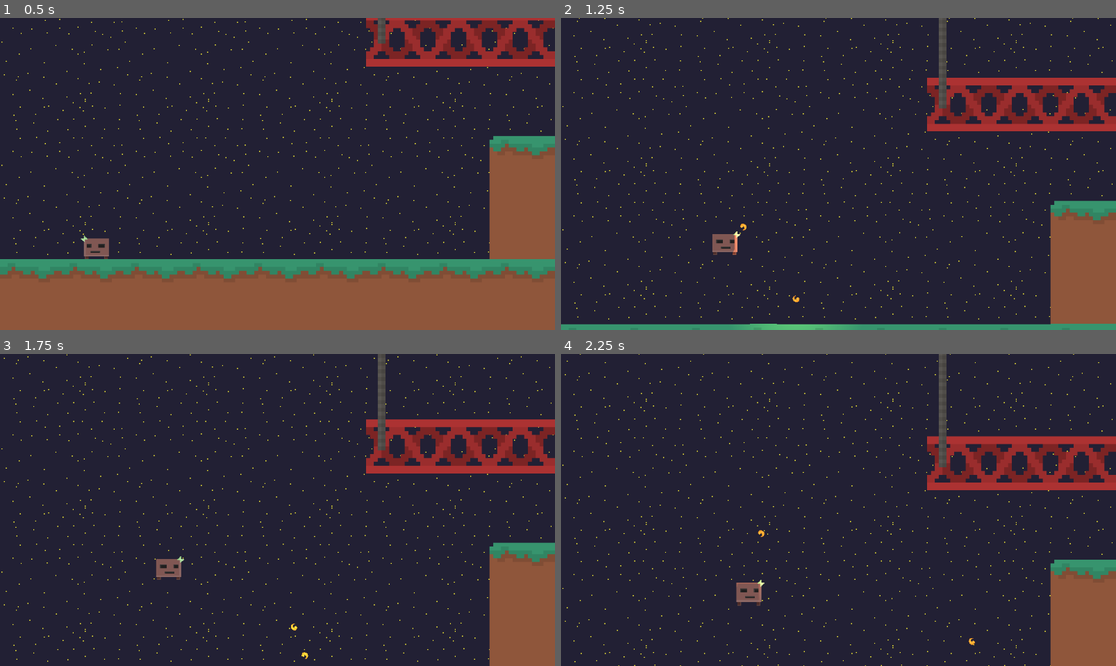
Above: before the commit, frames 1-4 (two rows, left to right).
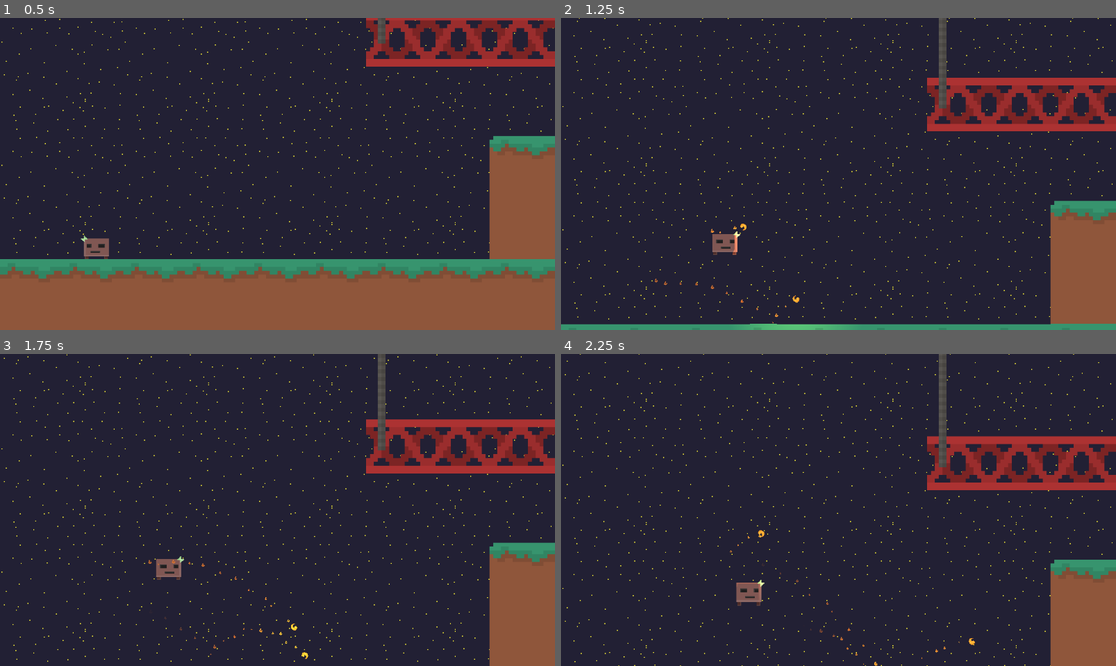
Above: after the commit, the same moments.

Repository: Fireball9670/Jump-and-Run
Game: Godot game, scene res://scenes/levels/level.tscn
Two runs of this game, one before a commit and one after it. Both use one fixed random seed, a clock stepped at 60 frames per second and the inputs below.
Inputs (mouse positions are in pixels of both pictures, inside the frame that each line leads up to):
- Up to frame 1 (0.5 s): no input
- Up to frame 2 (1.25 s): move the mouse to (960, 158) at 0.52 s; press the mouse at (960, 158) at 0.53 s; hold D (right) from 0.53 s (still down); tap Space (jump) at 0.77 s
- Up to frame 3 (1.75 s): move the mouse to (166, 525) at 1.27 s; release D (right) at 1.28 s; release the mouse at (166, 525) at 1.28 s; hold Down (down) from 1.28 s (still down); right-click (166, 525) at 1.35 s; tap Space (jump) at 1.52 s
- Up to frame 4 (2.25 s): move the mouse to (894, 441) at 2.02 s; release Down (down) at 2.03 s; press the mouse at (894, 441) at 2.03 s; hold D (right) from 2.03 s (still down)

Frame 1 is identical in both runs. In frame 2, less than 0.1% of the frame differs, in the area x 16-43%, y 66-98%; in frame 3, less than 0.1%, in the area x 26-54%, y 65-97%; in frame 4, less than 0.1%.

Commit message:
added particles

Diff:
--- a/scenes/projectiles/fireball.tscn
+++ b/scenes/projectiles/fireball.tscn
@@ -6,6 +6,7 @@
 [ext_resource type="Texture2D" uid="uid://c3krx4g2tsa0a" path="res://resources/Fireball_0003.png" id="3_5387x"]
 [ext_resource type="Texture2D" uid="uid://bd0j7yb3hcylf" path="res://resources/Fireball_0004.png" id="4_tinby"]
 [ext_resource type="Texture2D" uid="uid://duqowliha2wpi" path="res://resources/fireball_light.png" id="6_x484q"]
+[ext_resource type="Texture2D" uid="uid://bkqjm882vefdq" path="res://resources/Fire.png" id="7_q7hqb"]
 
 [sub_resource type="PhysicsMaterial" id="PhysicsMaterial_aj6e5"]
 bounce = 69.35
@@ -33,6 +34,25 @@
 "speed": 12.0
 }]
 
+[sub_resource type="Curve" id="Curve_tpw2m"]
+_data = [Vector2(0, 1), 0.0, 0.0, 0, 0, Vector2(0.65508, 0.865703), 0.0, 0.0, 0, 0, Vector2(1, 0), 0.0, 0.0, 0, 0]
+point_count = 3
+
+[sub_resource type="CurveTexture" id="CurveTexture_j0qbg"]
+curve = SubResource("Curve_tpw2m")
+
+[sub_resource type="ParticleProcessMaterial" id="ParticleProcessMaterial_3l1bp"]
+particle_flag_align_y = true
+particle_flag_rotate_y = true
+particle_flag_disable_z = true
+emission_shape = 1
+emission_sphere_radius = 7.0
+gravity = Vector3(0, -98, 0)
+radial_accel_max = 20.6
+tangential_accel_max = 17.25
+scale_min = 0.3
+alpha_curve = SubResource("CurveTexture_j0qbg")
+
 [node name="Fireball" type="RigidBody2D"]
 collision_layer = 2
 collision_mask = 10
@@ -59,4 +79,10 @@
 one_shot = true
 autostart = true
 
+[node name="GPUParticles2D" type="GPUParticles2D" parent="."]
+position = Vector2(-1, 0)
+amount = 16
+process_material = SubResource("ParticleProcessMaterial_3l1bp")
+texture = ExtResource("7_q7hqb")
+
 [connection signal="timeout" from="Timer" to="." method="_on_timer_timeout"]
Binary file added: resources/Fire.png
Not shown, added: resources/Fire.png.import
Not shown: 1 places in scenes/projectiles/fireball.tscn that only renumber resources
